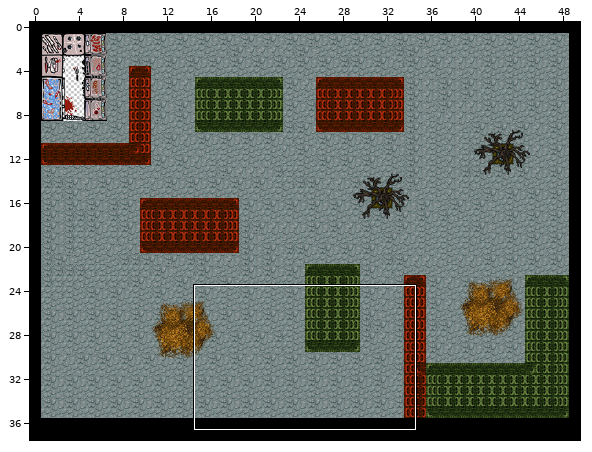
One commit to this Tiled map: maps/level2.tmx. The first picture is a wide view before the edit; the outline marks the close-up.
Close-up. As it was:
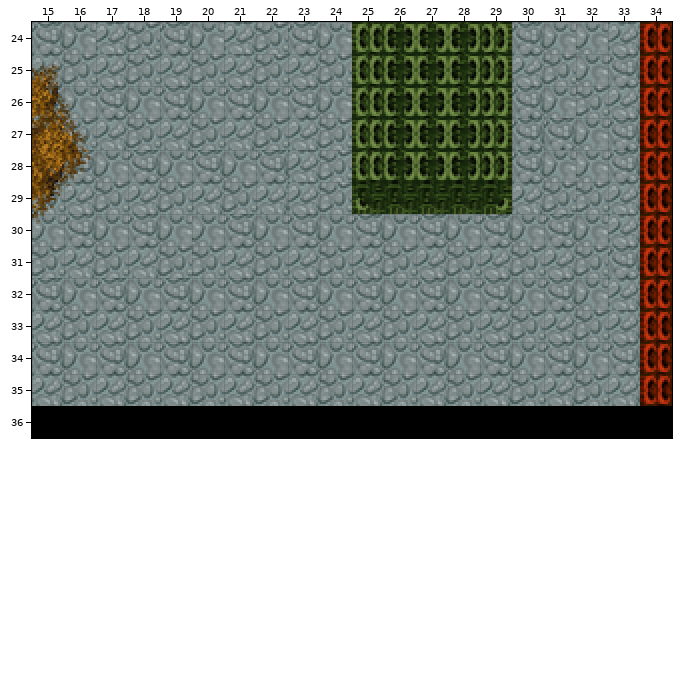
Cells are 16x16 px. Shown: x 15..34, y 24..36. The commit also changed other parts of the map, which this record leaves out.
The result:
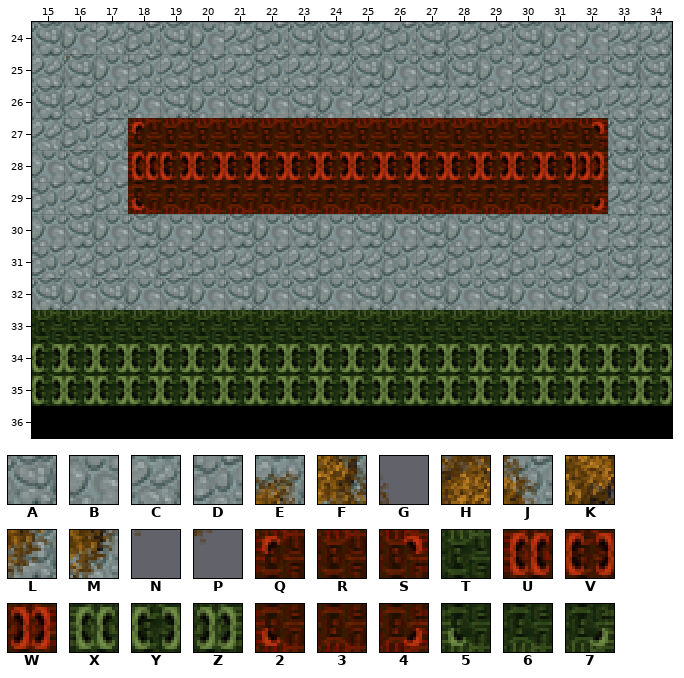
Key: from "real": A 1, B 2, C 17, D 18, E 43, F 59, G 60, H 75, J 76, K 91, L 92, M 107, N 108, P 123, Q 128, R 129, S 130, T 132, U 144, V 145, W 146, X 147, Y 148, Z 149, 2 160, 3 161, 4 162, 5 163, 6 164, 7 165.
_ is an empty cell.
See-through tiles are keyed as they look on the map.
Change:
Layer "buildings":
Tile C becomes tile 2 in row 29 at x 18.
Tile 5 becomes tile 3 in row 29 at x 25.
Tile 6 becomes tile 3 in row 29 at x 26 to 28.
Tile 7 becomes tile 3 in row 29 at x 29.
Tile C becomes tile 3 in row 29 at x 20, 22 to 23 and 30.
Tile D becomes tile 3 in row 29 at x 19, 21, 24 and 31.
Tile D becomes tile 4 in row 29 at x 32.
Tile B becomes tile A in row 24 at x 24.
Tile D becomes tile A in row 25 at x 16.
Tile U becomes tile A in row 25 at x 34; in rows 27 to 28 at x 34.
Tile X becomes tile A in row 25 at x 25.
Tile Y becomes tile A in row 24 at x 27; in row 25 at x 27 to 28.
Tile C becomes tile B in row 25 at x 17.
Tile Y becomes tile B in row 25 at x 26.
Tile Z becomes tile B in row 25 at x 29.
Tile B becomes tile C in row 26 at x 16.
Tile D becomes tile C in row 25 at x 24.
Tile U becomes tile C in row 24 at x 34; in row 26 at x 34; in rows 29 to 32 at x 34.
Tile X becomes tile C in row 24 at x 25; in row 26 at x 25.
Tile Y becomes tile C in row 24 at x 28; in row 26 at x 27 to 28.
Tile A becomes tile D in row 26 at x 17.
Tile Y becomes tile D in row 24 at x 26; in row 26 at x 26.
Tile Z becomes tile D in row 24 at x 29; in row 26 at x 29.
Tile D becomes tile Q in row 27 at x 18.
Tile A becomes tile R in row 27 at x 30 to 31.
Tile C becomes tile R in row 27 at x 19, 21 and 23.
Tile D becomes tile R in row 27 at x 20, 22 and 24.
Tile X becomes tile R in row 27 at x 25.
Tile Y becomes tile R in row 27 at x 26 to 28.
Tile Z becomes tile R in row 27 at x 29.
Tile B becomes tile S in row 27 at x 32.
Tile C becomes tile T in row 33 at x 15, 17, 19, 21, 23, 25, 27, 29, 31 and 33.
Tile D becomes tile T in row 33 at x 16, 18, 20, 22, 24, 26, 28, 30 and 32.
Tile U becomes tile T in row 33 at x 34.
Tile A becomes tile U in row 28 at x 18.
Tile A becomes tile V in row 28 at x 20, 22 and 30.
Tile B becomes tile V in row 28 at x 19, 21 and 31.
Tile C becomes tile V in row 28 at x 23.
Tile D becomes tile V in row 28 at x 24.
Tile X becomes tile V in row 28 at x 25.
Tile Y becomes tile V in row 28 at x 26 to 28.
Tile Z becomes tile V in row 28 at x 29.
Tile B becomes tile W in row 28 at x 32.
Tile A becomes tile Y in row 34 at x 15, 17, 19, 21, 23, 25, 27, 29, 31 and 33.
Tile B becomes tile Y in row 34 at x 16, 18, 20, 22, 24, 26, 28, 30 and 32.
Tile C becomes tile Y in row 35 at x 15, 17, 19, 21, 23, 25, 27, 29, 31 and 33.
Tile D becomes tile Y in row 35 at x 16, 18, 20, 22, 24, 26, 28, 30 and 32.
Tile U becomes tile Y in rows 34 to 35 at x 34.
Layer "forground":
The author put tile N in row 25 at x 16.
The edit erases tile E in row 25 at x 15.
The edit erases tile F in row 26 at x 15.
The edit erases tile G in row 26 at x 16.
The edit erases tile H in row 27 at x 15.
The edit erases tile J in row 27 at x 16.
The edit erases tile K in row 28 at x 15.
The edit erases tile L in row 28 at x 16.
The edit erases tile M in row 29 at x 15.
The edit erases tile N in row 29 at x 16.
The edit erases tile P in row 30 at x 15.
